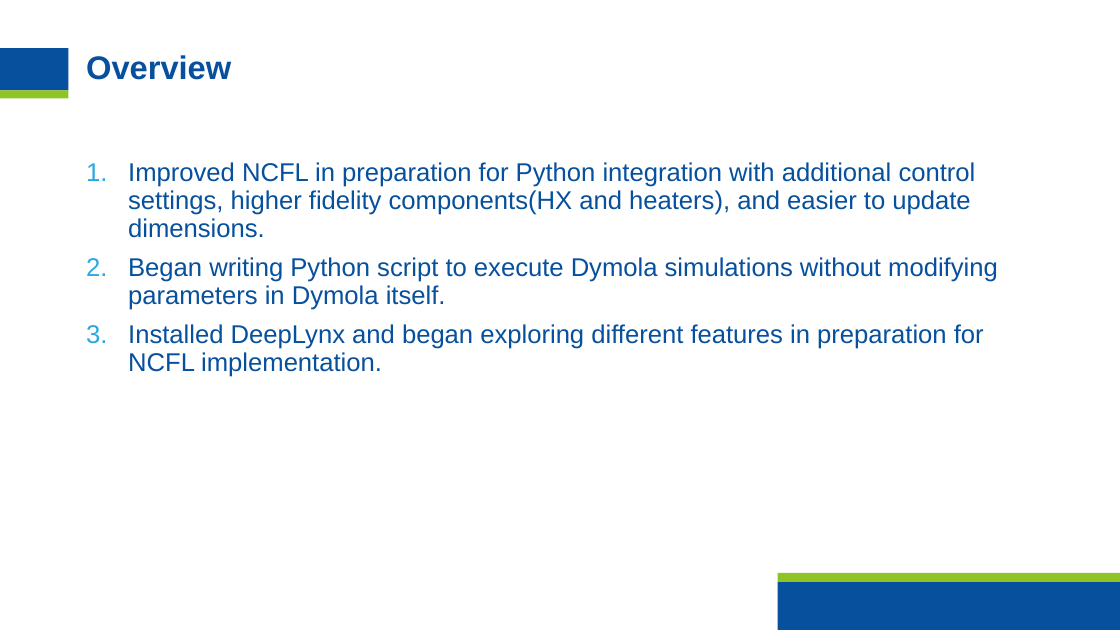
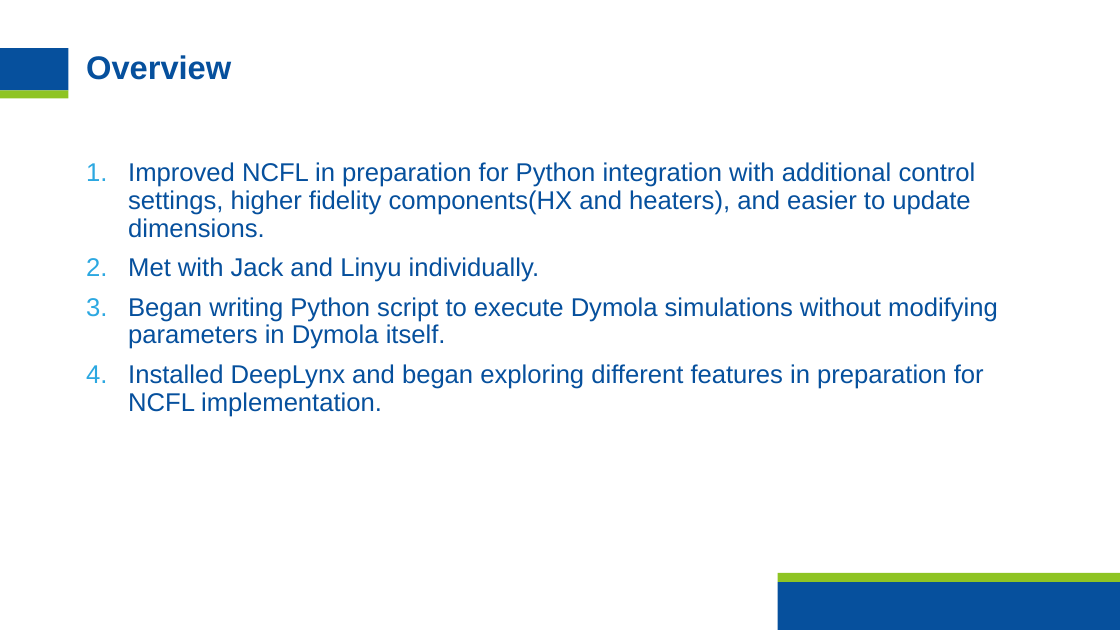
Before and after one commit to hvnaick/INL_DT_Intern, a slide deck: slide 2 of Biweekly Meetings/7_2_2026_hnaicker.pptx. Drawn at 1120x630 pixels with LibreOffice and Linux fonts; fonts in the diff are those of the drawing; background and template pictures are left out. Boxes give left, top, right and bottom in pixels: in the first picture for what was removed or moved away, otherwise in the second. Text is boxed around its words. In the diff, an @@ line names an element or a change of style, - is before the commit and + after.

```diff
--- a/Biweekly Meetings/7_2_2026_hnaicker.pptx
+++ b/Biweekly Meetings/7_2_2026_hnaicker.pptx
@@ text at [128, 257, 540, 282]: paragraph added @@
+2. Met with Jack and Linyu individually.
```
Also in this commit, not shown: 2 other slides changed, 19 other files.
